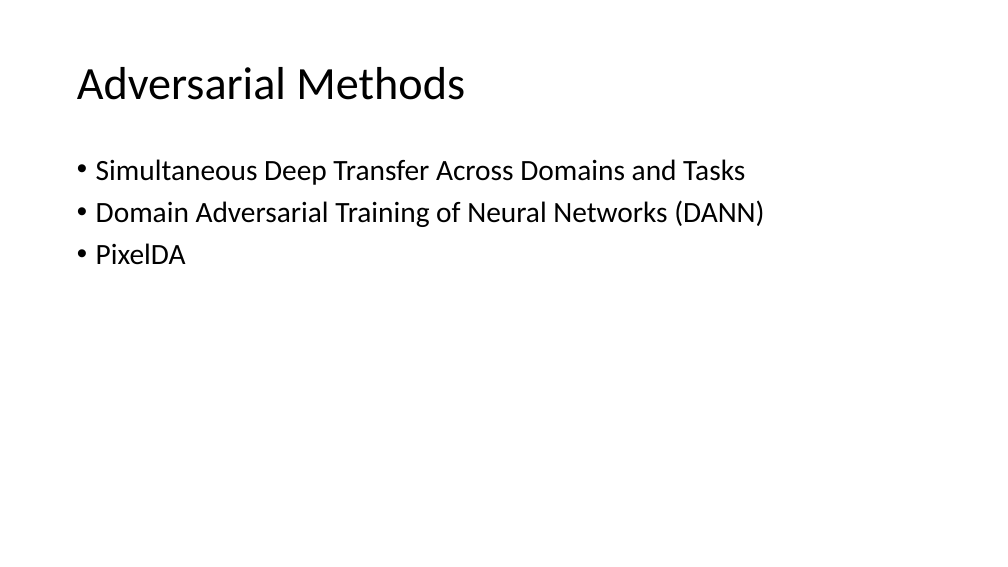
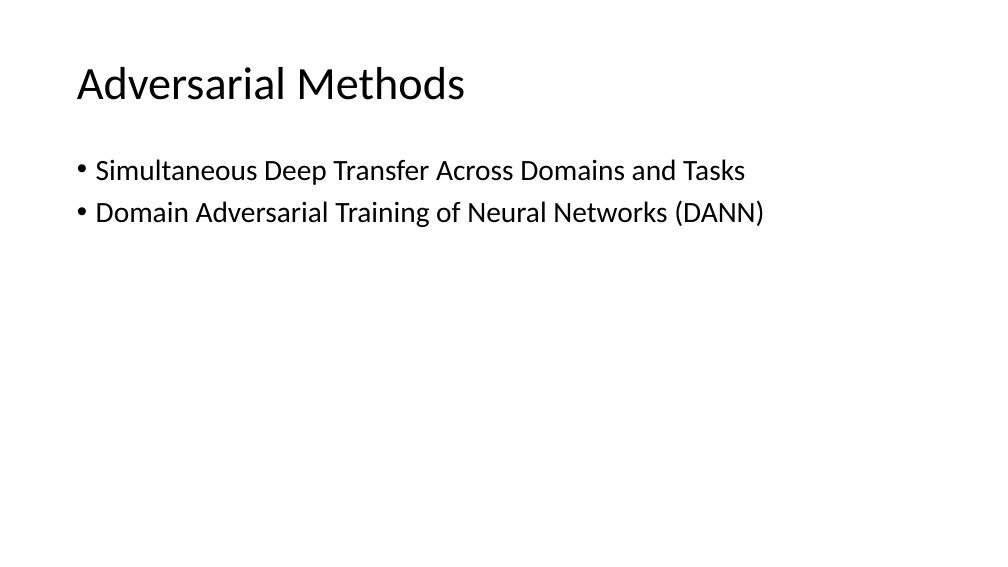
Before and after one commit to alicebook12220/yolov4_python, a slide deck: slide 13 of DA.pptx (slide 12 before the commit). Drawn at 1008x567 pixels with LibreOffice and Linux fonts; fonts in the diff are those of the drawing. Boxes give left, top, right and bottom in pixels: in the first picture for what was removed or moved away, otherwise in the second. Text is boxed around its words. In the diff, an @@ line names an element or a change of style, - is before the commit and + after.

```diff
--- a/DA.pptx
+++ b/DA.pptx
@@ text at <box>96,243,186,265</box>: paragraph removed @@
-• PixelDA
```
Also in this commit, not shown: 12 other slides changed, 4 slides added.
